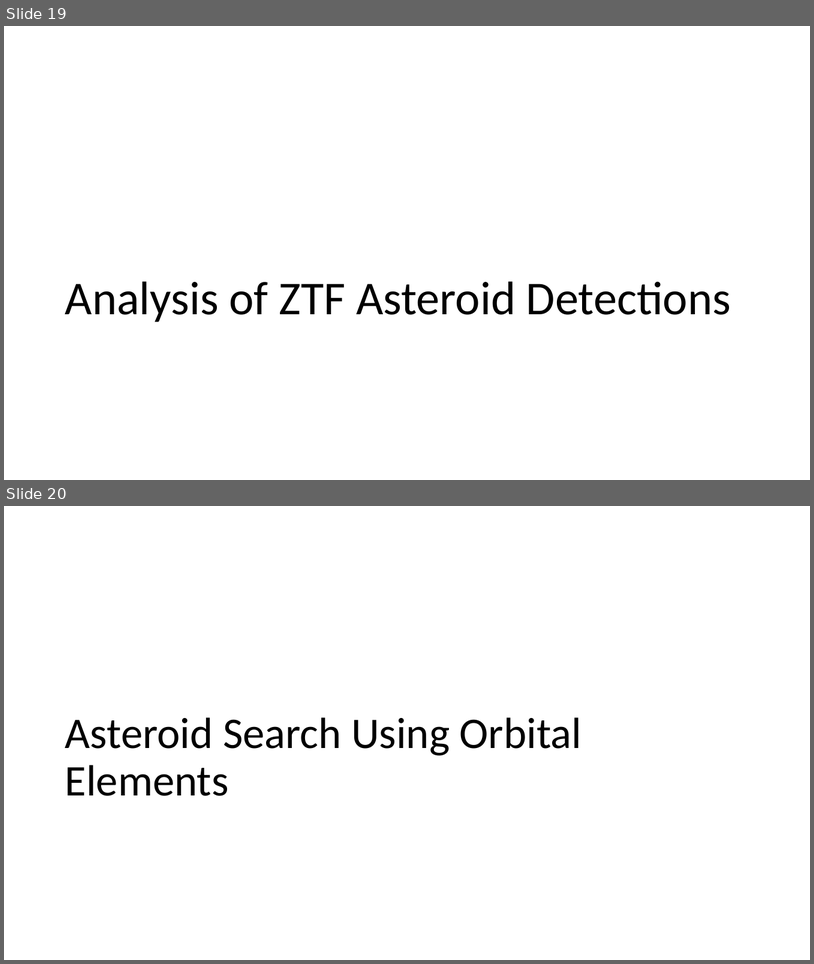
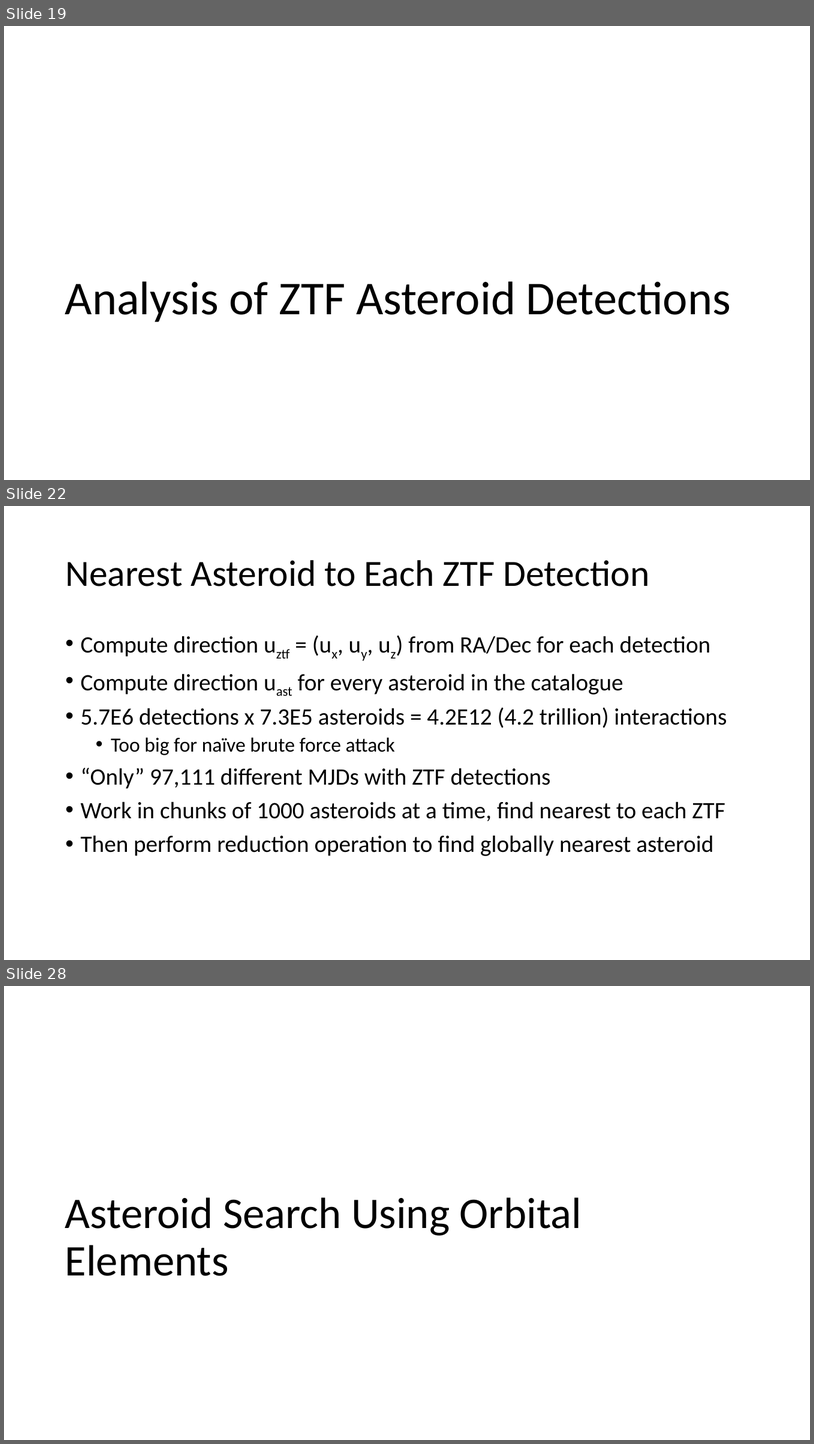
Before and after one commit to memanuel/kepler-sieve, a slide deck: thesis/kepler-sieve-slides.pptx. Shown one above the other, each under a label of ours: slides 19 and 20 before the commit, slides 19, 22 and 28 after it; the slides between them are not shown. The pictures are 814x964 and 814x1444 pixels, drawn with LibreOffice and Linux fonts; fonts in the diff are those of the drawing. Boxes give left, top, right and bottom in pixels: in the first picture for what was removed or moved away, otherwise in the second. Text is boxed around its words. In the diff, an @@ line names an element or a change of style, - is before the commit and + after.

```diff
--- a/thesis/kepler-sieve-slides.pptx
+++ b/thesis/kepler-sieve-slides.pptx
@@ slide 22 added at [4, 506, 810, 960], background #FFFFFF @@
@@ title added at [65, 560, 650, 586], 44 pt, text #000000 @@
+Nearest Asteroid to Each ZTF Detection
@@ text added at [81, 636, 727, 856], 28 pt, text #000000 @@
+• Compute direction uztf = (ux, uy, uz) from RA/Dec for each detection
+• Compute direction uast for every asteroid in the catalogue
+• 5.7E6 detections x 7.3E5 asteroids = 4.2E12 (4.2 trillion) interactions
+  • Too big for naïve brute force attack
+• “Only” 97,111 different MJDs with ZTF detections
+• Work in chunks of 1000 asteroids at a time, find nearest to each ZTF
+• Then perform reduction operation to find globally nearest asteroid
@@ what was slide 20 is now slide 28 @@
```
Also in this commit, not shown: 7 other slides added.
